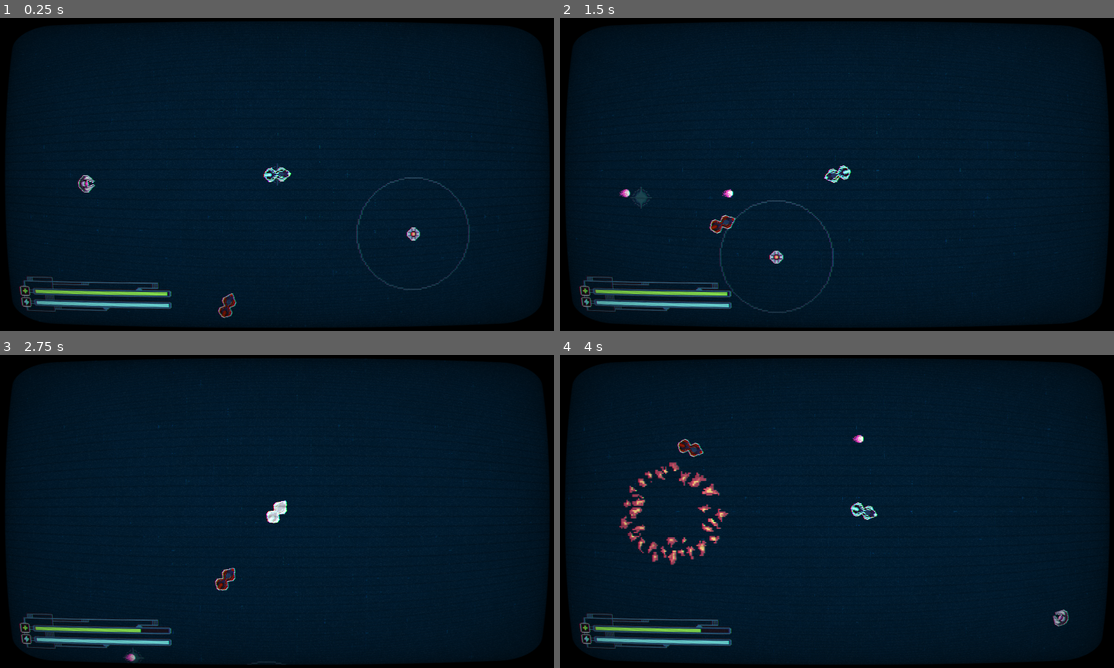
Above: before the commit, frames 1-4 (two rows, left to right).
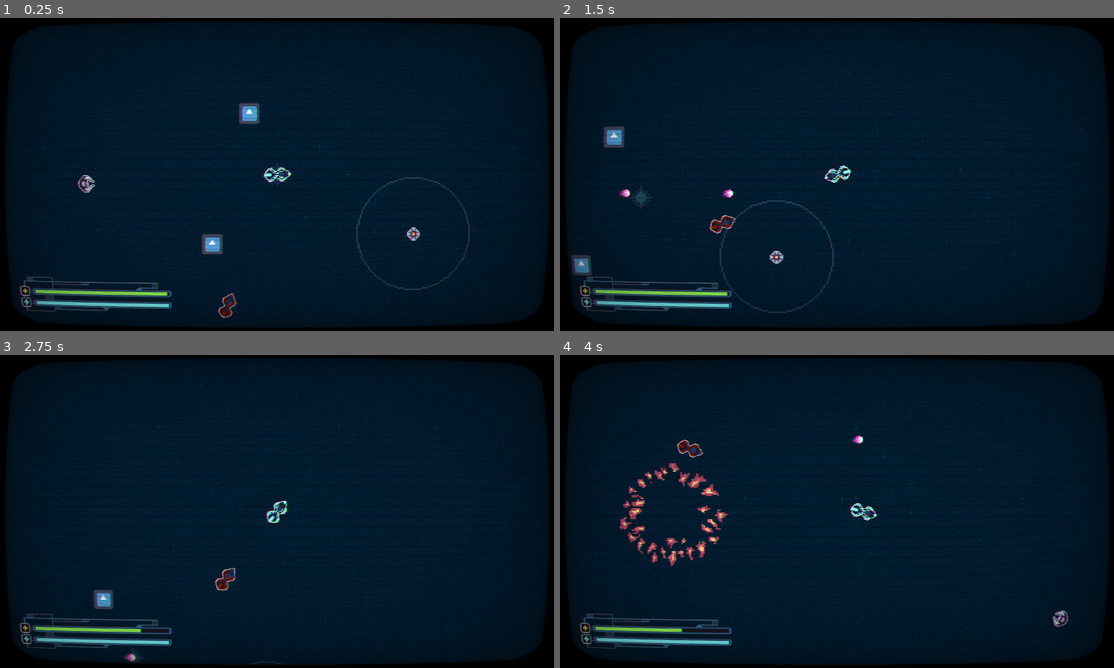
Above: after the commit, the same moments.

Repository: 20akshay00/cyberloop
Game: Godot game, scene res://scenes/world.tscn
Two runs of this game, one before a commit and one after it. Both use one fixed random seed, a clock stepped at 60 frames per second and the inputs below. The engine's default icon, where the game draws it, is replaced by a stand-in: a white triangle on a blue panel in a dark square.
Inputs (mouse positions are in pixels of both pictures, inside the frame that each line leads up to):
- Up to frame 1 (0.25 s): no input
- Up to frame 2 (1.5 s): move the mouse to (958, 158) at 0.52 s; click (958, 158) at 0.6 s; move the mouse to (726, 190) at 1.27 s; click (726, 190) at 1.35 s
- Up to frame 3 (2.75 s): move the mouse to (332, 442) at 2.02 s; click (332, 442) at 2.1 s
- Up to frame 4 (4 s): move the mouse to (809, 574) at 2.77 s; click (809, 574) at 2.85 s; move the mouse to (1003, 558) at 3.52 s; click (1003, 558) at 3.6 s

The runs differ from the first frame. In frame 1, 0.5% of the frame differs, in the area x 36-47%, y 27-76%; in frame 2, 0.5%; in frame 3, 0.4%; in frame 4, 1.6%, in the area x 3-92%, y 18-89%.

Commit message:
add inset for holes

Diff:
--- a/project.godot
+++ b/project.godot
@@ -40,6 +40,7 @@
 
 2d_physics/layer_1="Collision"
 2d_physics/layer_2="Hole"
+2d_physics/layer_3="Pickup"
 
 [rendering]
 
--- a/scenes/damage_area.tscn
+++ b/scenes/damage_area.tscn
@@ -41,7 +41,7 @@
 points = PackedVector2Array(56, 77, 51.4682, 115.694, 43, 188, 402, 342, 336, -69)
 closed = true
 width = 2.0
-default_color = Color(0.14902, 0.301961, 0.305882, 1)
+default_color = Color(0.144502, 0.294273, 0.298113, 1)
 texture_mode = 1
 
 [node name="CollisionPolygon2D" type="CollisionPolygon2D" parent="."]
--- /dev/null
+++ b/scenes/health_pickup.gd
@@ -0,0 +1,36 @@
+extends Area2D
+
+@export var health = 1
+
+var tween: Tween = null
+var death_tween: Tween = null
+var _is_active = true
+
+func _on_body_entered(body: Node2D) -> void:
+	if body is Player:
+		body.add_health(health)
+		if tween: tween.kill()
+		tween = get_tree().create_tween()
+		tween.tween_property(self, "modulate:a", 0., 0.1)
+		tween.tween_callback(func(): queue_free())
+
+func _ready() -> void:
+	scale = Vector2(randf_range(1., 1.2), randf_range(1., 1.2))
+	if tween: tween.kill()
+	tween = get_tree().create_tween()
+	tween.set_loops()
+	tween.tween_property(self, "scale", Vector2(1.2, 1.2), 0.5)
+	tween.tween_property(self, "scale", Vector2(1., 1.), 0.5)
+
+func fall() -> void:
+	if _is_active:
+		_is_active = false
+		if death_tween: death_tween.kill()
+
+		death_tween = get_tree().create_tween()
+		death_tween.set_parallel()
+		death_tween.tween_property(self, "rotation", rotation + 3*PI, 1)
+		death_tween.tween_property(self, "scale", Vector2(0., 0.), 1)
+		death_tween.tween_property(self, "modulate:a", 0., 1)
+		death_tween.set_parallel(false)
+		death_tween.tween_callback(queue_free)
--- /dev/null
+++ b/scenes/health_pickup.tscn
@@ -0,0 +1,21 @@
+[gd_scene load_steps=4 format=3 uid="uid://bj2wc68ug3gbv"]
+
+[ext_resource type="Script" uid="uid://c44v1ttblveco" path="res://scenes/health_pickup.gd" id="1_3p6mu"]
+[ext_resource type="Texture2D" uid="uid://yekrypfll38v" path="res://icon.svg" id="1_ciapp"]
+
+[sub_resource type="CircleShape2D" id="CircleShape2D_ciapp"]
+radius = 31.0644
+
+[node name="HealthPickup" type="Area2D"]
+collision_layer = 2
+collision_mask = 4
+script = ExtResource("1_3p6mu")
+
+[node name="Sprite2D" type="Sprite2D" parent="."]
+scale = Vector2(0.5, 0.5)
+texture = ExtResource("1_ciapp")
+
+[node name="CollisionShape2D" type="CollisionShape2D" parent="."]
+shape = SubResource("CircleShape2D_ciapp")
+
+[connection signal="body_entered" from="." to="." method="_on_body_entered"]
--- a/scenes/player.tscn
+++ b/scenes/player.tscn
@@ -42,7 +42,7 @@
 shader_parameter/vignette_opacity = 0.5
 
 [node name="Player" type="CharacterBody2D"]
-collision_layer = 3
+collision_layer = 7
 collision_mask = 0
 script = ExtResource("1_i3pqv")
 crack_scene = ExtResource("2_hqtel")
--- a/scenes/world.tscn
+++ b/scenes/world.tscn
@@ -11,6 +11,7 @@
 [ext_resource type="Texture2D" uid="uid://dsncjko7y1q8u" path="res://assets/art/spawn_point_v1.png" id="7_e3hyu"]
 [ext_resource type="Texture2D" uid="uid://douaksfsgn5wr" path="res://assets/art/health_stamina_bar_frame_v1.png" id="7_i7141"]
 [ext_resource type="PackedScene" uid="uid://0287u7bkbm56" path="res://scenes/proximity_mine.tscn" id="8_7r4gi"]
+[ext_resource type="PackedScene" uid="uid://bj2wc68ug3gbv" path="res://scenes/health_pickup.tscn" id="12_q5onr"]
 
 [sub_resource type="NavigationPolygon" id="NavigationPolygon_71j4m"]
 vertices = PackedVector2Array(2325, 1657.06, -2219.03, 1685.93, -2228.96, -1515.01, 2325, -1519.98)
@@ -73,6 +74,12 @@
 scale = Vector2(4, 4)
 texture = ExtResource("7_e3hyu")
 
+[node name="HealthPickup" parent="." instance=ExtResource("12_q5onr")]
+position = Vector2(-225, 241)
+
+[node name="HealthPickup2" parent="." instance=ExtResource("12_q5onr")]
+position = Vector2(-97, -211)
+
 [node name="ProximityMine" parent="." instance=ExtResource("8_7r4gi")]
 position = Vector2(471, 206)
 
@@ -100,5 +107,4 @@
 position = Vector2(-662, 32)
 
 [node name="NavigationRegion2D" type="NavigationRegion2D" parent="."]
-visible = false
 navigation_polygon = SubResource("NavigationPolygon_71j4m")
--- a/scripts/audio_manager.gd
+++ b/scripts/audio_manager.gd
@@ -1,6 +1,6 @@
 extends AudioStreamPlayer2D
 
-var loop_created_sfx := load("res://assets/sfx/Loop Created.mp3")
+var loop_created_sfx := load("res://assets/sfx/Loop Created Longer 2.mp3")
 var fall_sfx := load("res://assets/sfx/Spiral long.mp3")
 var loop_invalid_sfx := load("res://assets/sfx/Cannot Form Loop.mp3")
 var power_full_sfx := load("res://assets/sfx/Power full.mp3")
--- a/scripts/damage_area.gd
+++ b/scripts/damage_area.gd
@@ -19,7 +19,14 @@
 	fade_in()
 
 func set_points(points:PackedVector2Array) -> void:
-	$CollisionPolygon2D.polygon = points
+	var inset_polygons= Geometry2D.offset_polygon(points, -40)
+	if inset_polygons.size() > 0:
+		for polygon in inset_polygons:
+			var collision = CollisionPolygon2D.new()
+			collision.polygon = polygon
+			add_child(collision)
+	else:
+		$CollisionPolygon2D.polygon = points
 
 	$Line2D.points = points
 	$Polygon2D.polygon = points
--- a/scripts/event_manager.gd
+++ b/scripts/event_manager.gd
@@ -1,6 +1,6 @@
 extends Node
 
 signal hole_created
-signal player_hit
+signal player_health_changed
 
 signal shake_screen
--- a/scripts/player.gd
+++ b/scripts/player.gd
@@ -136,22 +136,26 @@
 	if not _is_invincible:
 		damage(val)
 		_activate_invincibility()
-		EventManager.player_hit.emit()
+		EventManager.player_health_changed.emit()
 		AudioManager.play_effect(AudioManager.player_hit_sfx)
 		_shake_screen()
 
 func damage(val) -> void:
 	health -= val
 
-func _activate_invincibility(duration: float = 5) -> void:
+func _activate_invincibility(duration: float = 3) -> void:
 	_is_invincible = true
 	if itween: itween.kill()
 	itween = get_tree().create_tween()
 	for i in range(duration):
-		itween.tween_property(sprite.material, "shader_parameter/overlay_strength", 0.8, 0.2)
-		itween.tween_property(sprite.material, "shader_parameter/overlay_strength", 0.0, 0.2)
+		itween.tween_property(sprite.material, "shader_parameter/overlay_strength", 0.8, 0.1)
+		itween.tween_property(sprite.material, "shader_parameter/overlay_strength", 0.0, 0.1)
 
 	itween.chain().tween_callback(func(): _is_invincible = false)
 
 func _shake_screen() -> void:
 	$Camera2D.screen_shake(8, 0.5)
+
+func add_health(val: float) -> void:
+	EventManager.player_health_changed.emit()
+	health += val
--- a/scripts/ui.gd
+++ b/scripts/ui.gd
@@ -7,7 +7,7 @@
 var tween: Tween = null
 
 func _ready() -> void:
-	EventManager.player_hit.connect(_on_player_health_changed)
+	EventManager.player_health_changed.connect(_on_player_health_changed)
 
 func _process(delta: float) -> void:
 	power_bar.value = player.power
Not shown, added: assets/sfx/Loop Created Long.mp3.import
Not shown, added: assets/sfx/Loop Created Longer 2.mp3.import
Not shown, removed: assets/sfx/Loop Created.mp3.import
Not shown, added: scenes/health_pickup.gd.uid
Not shown: 1 places in scenes/world.tscn that only renumber resources
Not shown, added: assets/sfx/Loop Created Long.mp3
Not shown, added: assets/sfx/Loop Created Longer 2.mp3
Not shown, removed: assets/sfx/Loop Created.mp3
